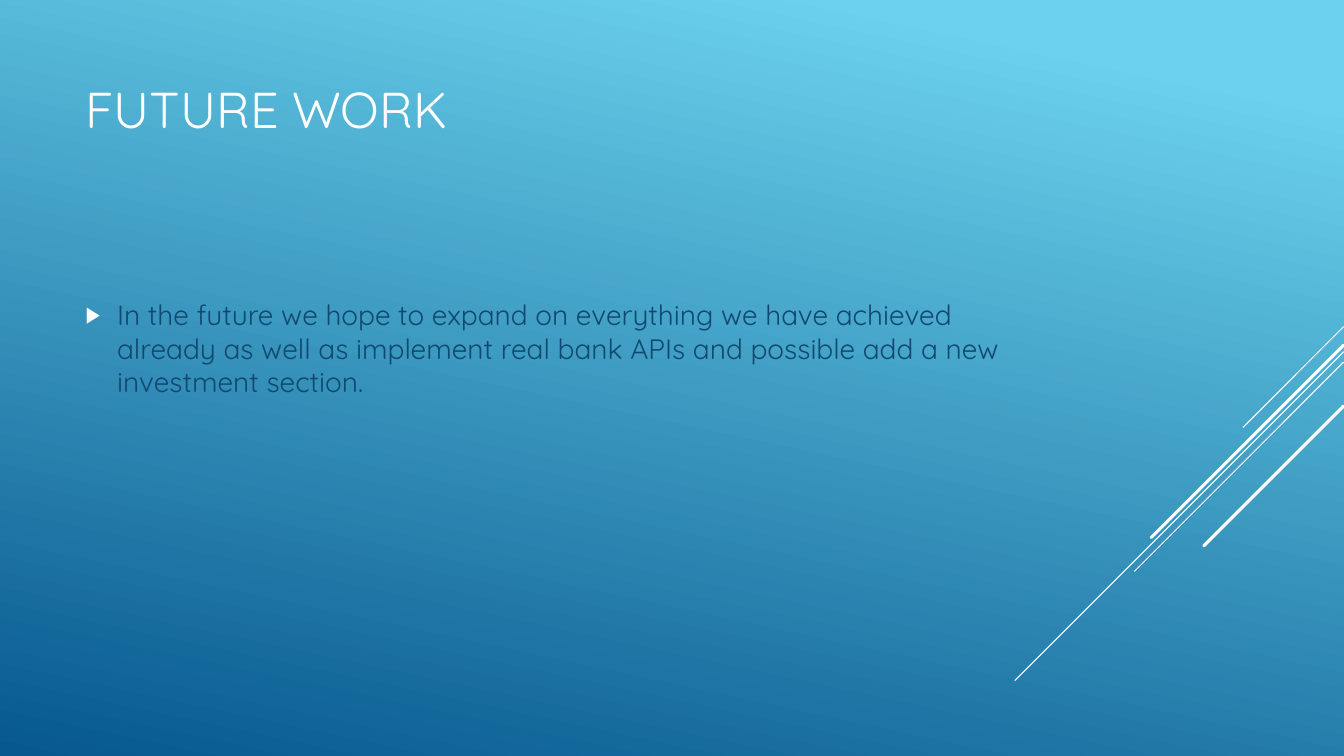
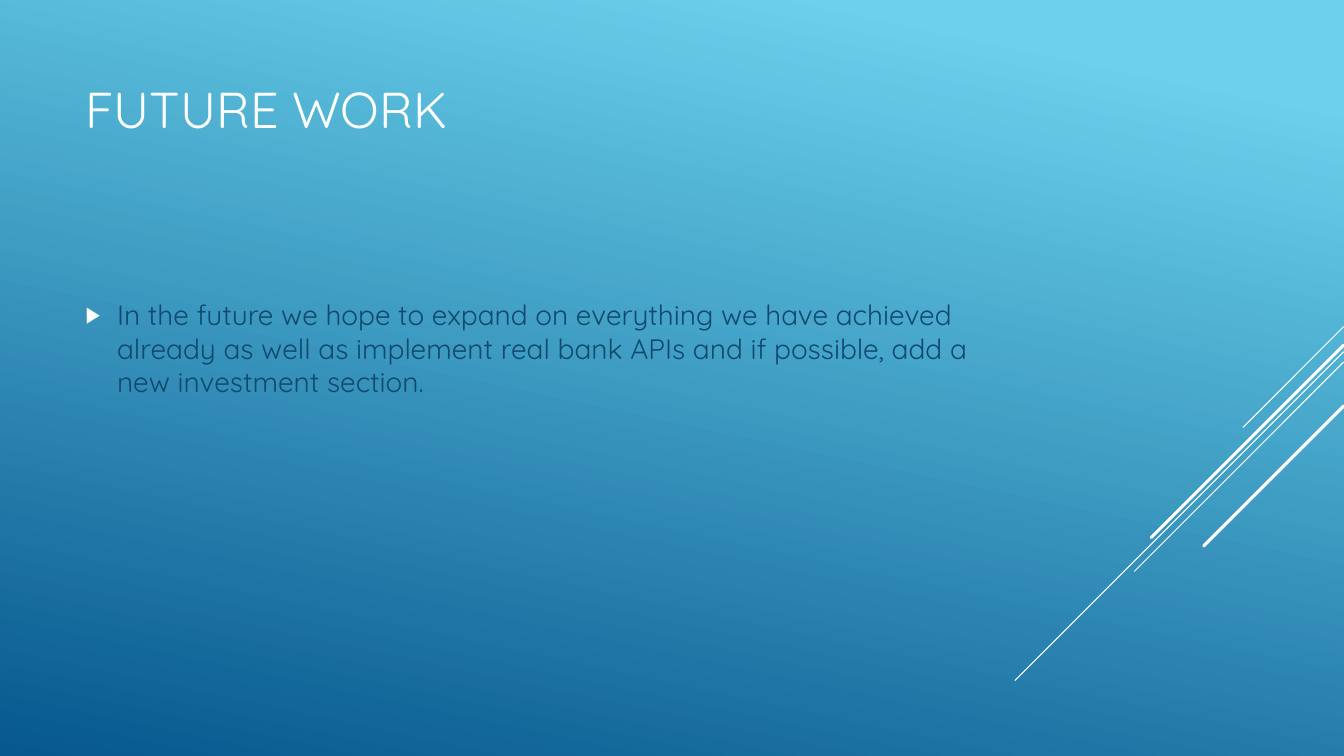
Before and after one commit to lucianfreeze/CSCI352-Project-Freeze-Whitson, a slide deck: slide 7 of 352 project presentation.pptx. Drawn at 1344x756 pixels with LibreOffice and Linux fonts; fonts in the diff are those of the drawing. Boxes give left, top, right and bottom in pixels: in the first picture for what was removed or moved away, otherwise in the second. Text is boxed around its words. In the diff, an @@ line names an element or a change of style, - is before the commit and + after.

```diff
--- a/352 project presentation.pptx
+++ b/352 project presentation.pptx
@@ text at box(117, 304, 967, 392): text changed @@
-▶ In the future we hope to expand on everything we have achieved already as well as implement real bank APIs and possible add a new investment section.
+▶ In the future we hope to expand on everything we have achieved already as well as implement real bank APIs and if possible, add a new investment section.
```
Also in this commit, not shown: 3 other slides changed, 1 slide added, 1 slide removed.
